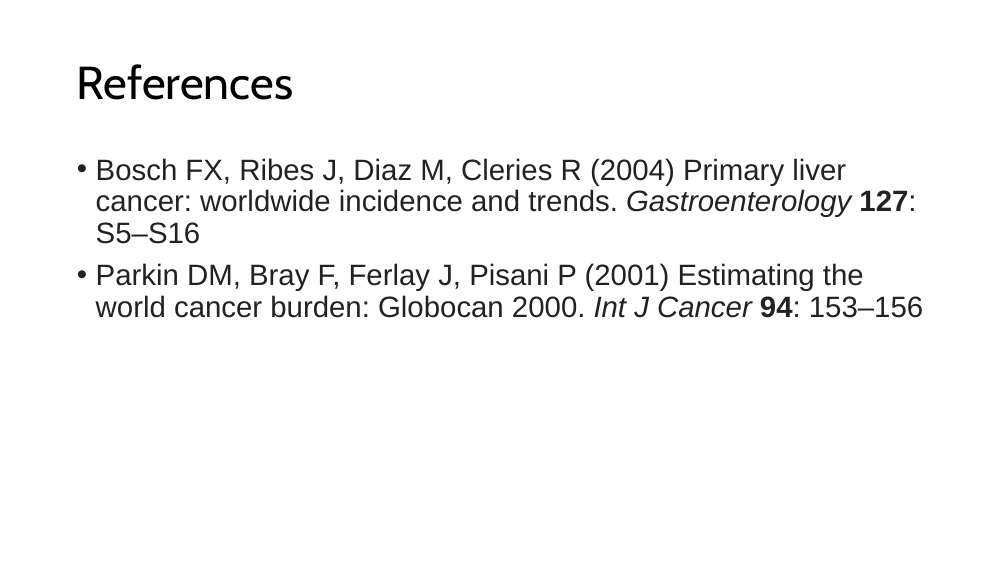
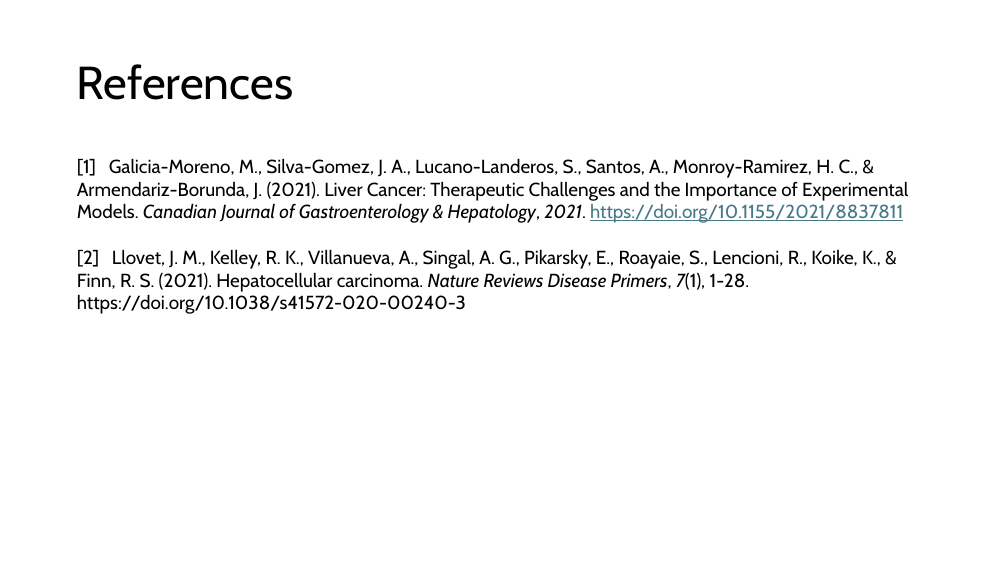
Before and after one commit to Chygos/hackbio-cancer-internship, a slide deck: slide 6 of stage5/hackbio_stage5_pitch.pptx. Drawn at 1008x567 pixels with LibreOffice and Linux fonts; fonts in the diff are those of the drawing. Boxes give left, top, right and bottom in pixels: in the first picture for what was removed or moved away, otherwise in the second. Text is boxed around its words. In the diff, an @@ line names an element or a change of style, - is before the commit and + after.

```diff
--- a/stage5/hackbio_stage5_pitch.pptx
+++ b/stage5/hackbio_stage5_pitch.pptx
@@ text at [77, 158, 908, 314]: text changed; size 28 to 18 pt; font Arial to Cabin; text colour #222222 to #000000 @@
-• Bosch FX, Ribes J, Diaz M, Cleries R (2004) Primary liver cancer: worldwide incidence and trends. Gastroenterology 127: S5–S16
-• Parkin DM, Bray F, Ferlay J, Pisani P (2001) Estimating the world cancer burden: Globocan 2000. Int J Cancer 94: 153–156
+[1] Galicia-Moreno, M., Silva-Gomez, J. A., Lucano-Landeros, S., Santos, A., Monroy-Ramirez, H. C., & Armendariz-Borunda, J. (2021). Liver Cancer: Therapeutic Challenges and the Importance of Experimental Models. Canadian Journal of Gastroenterology & Hepatology, 2021. https://doi.org/10.1155/2021/8837811
+[2] Llovet, J. M., Kelley, R. K., Villanueva, A., Singal, A. G., Pikarsky, E., Roayaie, S., Lencioni, R., Koike, K., & Finn, R. S. (2021). Hepatocellular carcinoma. Nature Reviews Disease Primers, 7(1), 1-28. https://doi.org/10.1038/s41572-020-00240-3
```
Also in this commit, not shown: 1 other slide changed.
